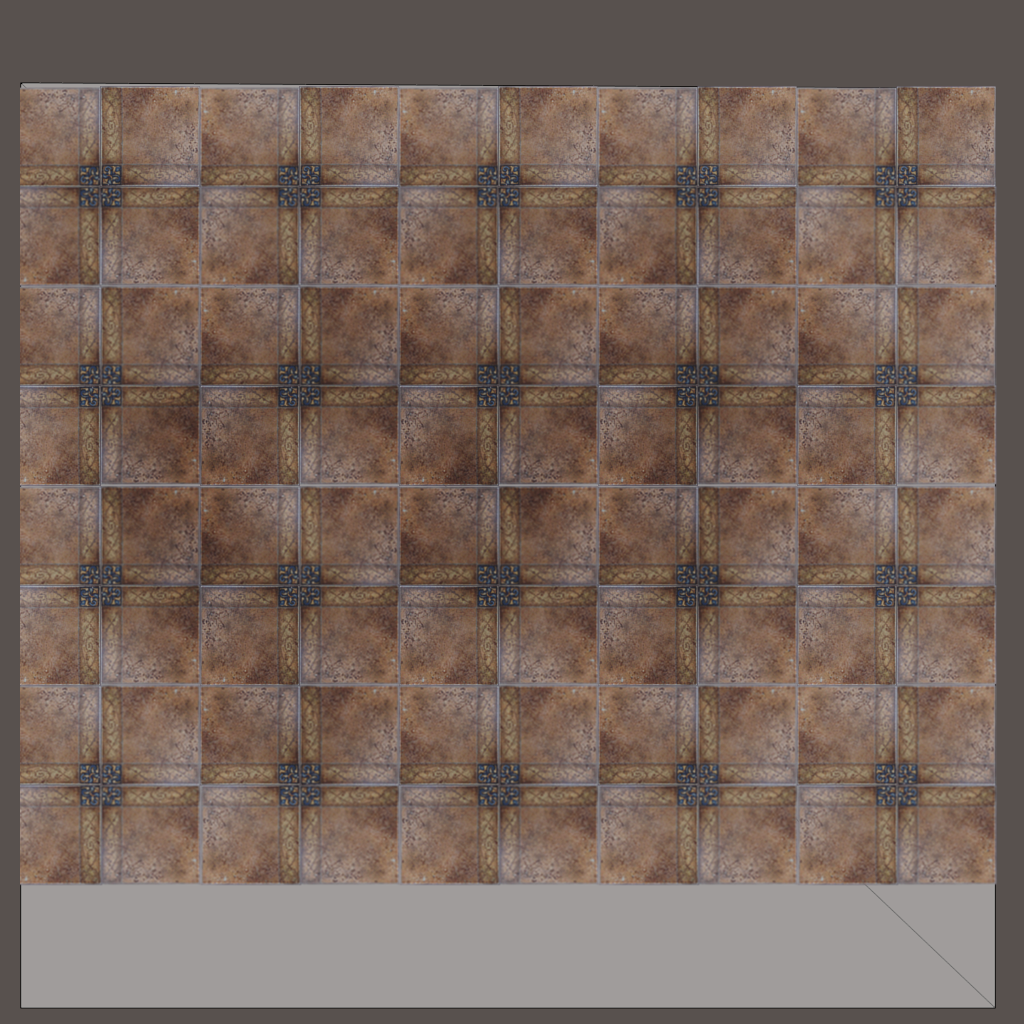
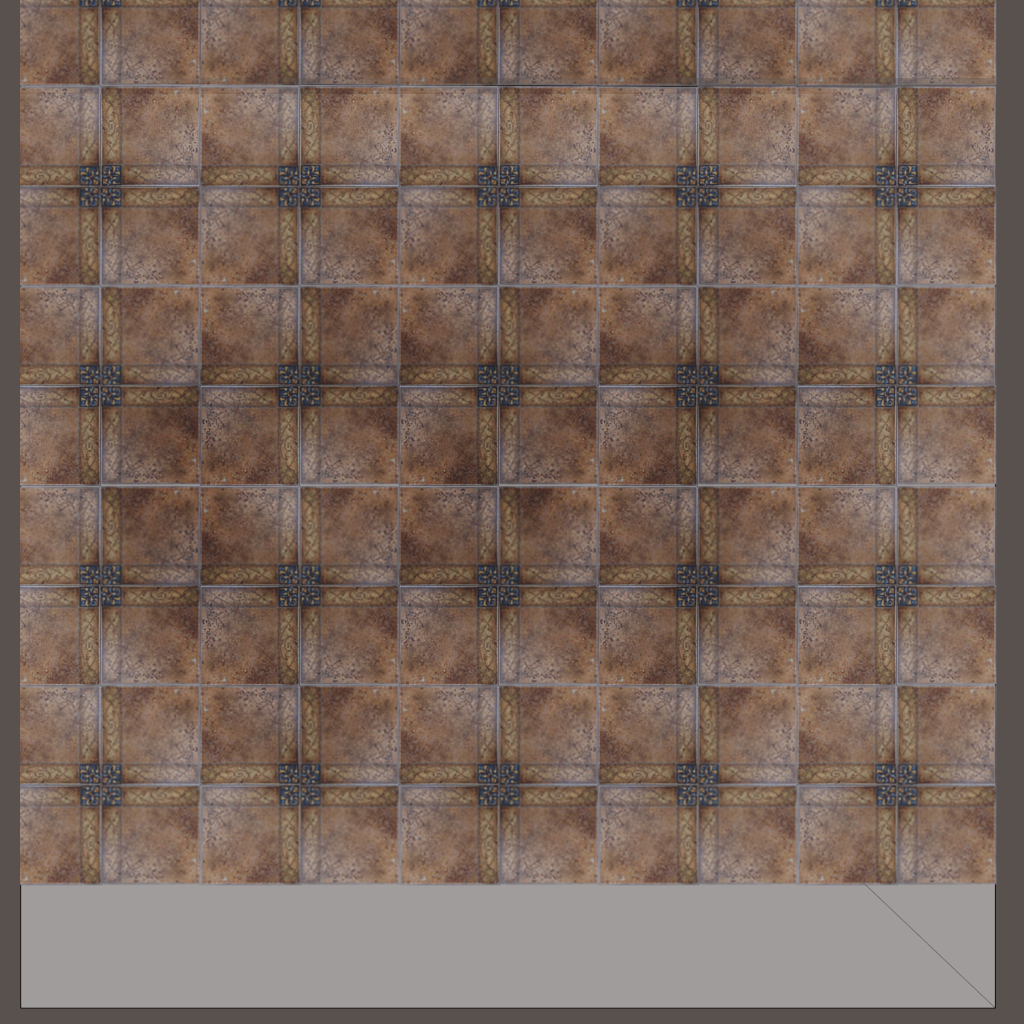
Two versions of the same layered image (1024x1024). Layer-by-layer changes:
added layer "Pasted Layer #1" above "Pasted Layer #5" over left=20, top=0, right=997, bottom=94
